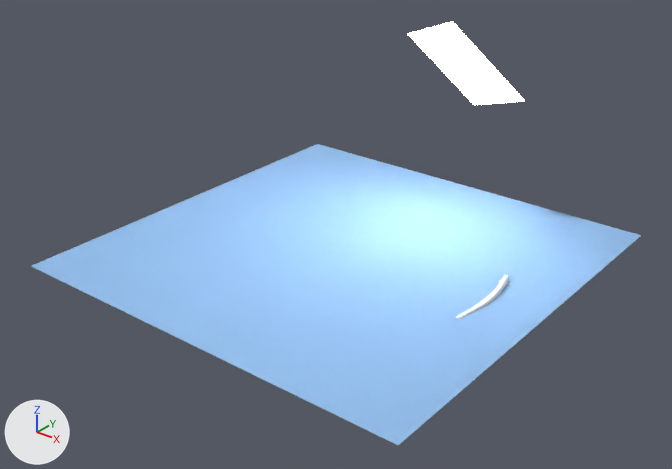
What one commit did to the Blender file bike/buddy_flap/buddy_flap.blend.
Camera for both pictures: a 50 mm camera at (1180.0, -1512.0, 969.0) aimed at (33.0, -78.0, 80.0). The lights are fixed; the arrows at lower left show +X, +Y and +Z. The same objects are shown in both versions, whatever each file hides.
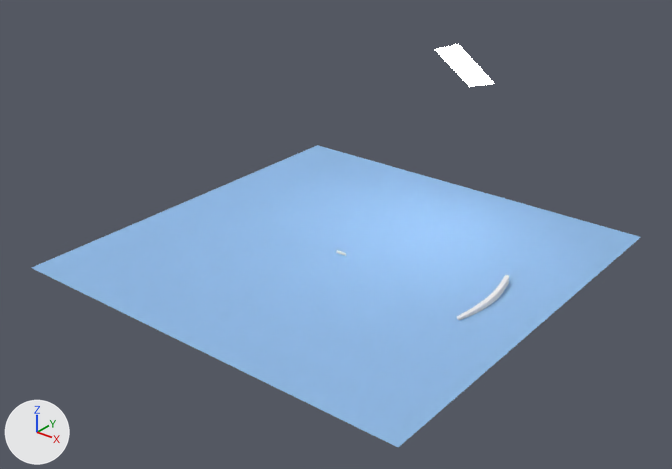
Diff of the bpy script that builds the scene:
```diff
--- a/bike/buddy_flap/buddy_flap.blend.py
+++ b/bike/buddy_flap/buddy_flap.blend.py
@@ ob_flap_curve_002 @@
 ob_flap_curve_002 = bpy.data.objects.new('flap_curve.002', me_mesh_001)
-ob_flap_curve_002.location = (369.0, 88.0, 0.0)
+ob_flap_curve_002.location = (371.0, 89.0, 0.0)
 ob_flap_curve_002.scale = (9.53, 9.53, 9.53)
@@ ob_plane @@
 ob_plane = bpy.data.objects.new('Plane', me_plane_003)
-ob_plane.location = (0.0, 0.0, 0.0)
+ob_plane.location = (0.0, 0.0, -4.0)
 ob_plane.scale = (500.0, 500.0, 1.0)
@@ ob_plane_002 @@
 ob_plane_002.rotation_euler = (-0.863, -0.331, -0.544)  # degrees (-49, -19, -31)
-ob_plane_002.scale = (-123.0, -123.0, -123.0)
+ob_plane_002.scale = (-62.9, -62.9, -62.9)
```

Boxes [x1, y1, x2, y2] around the edits, measured in the pictures (672 x 469 px):
'Plane', moved
    before: [32, 144, 641, 445]
    after: [32, 145, 641, 447]
'Plane.002', rescaled (48% narrower, 48% shorter)
    before: [408, 21, 525, 105]
    after: [435, 44, 495, 87]
'flap_curve.002', moved
    before: [456, 275, 508, 319]
    after: [457, 275, 509, 320]
